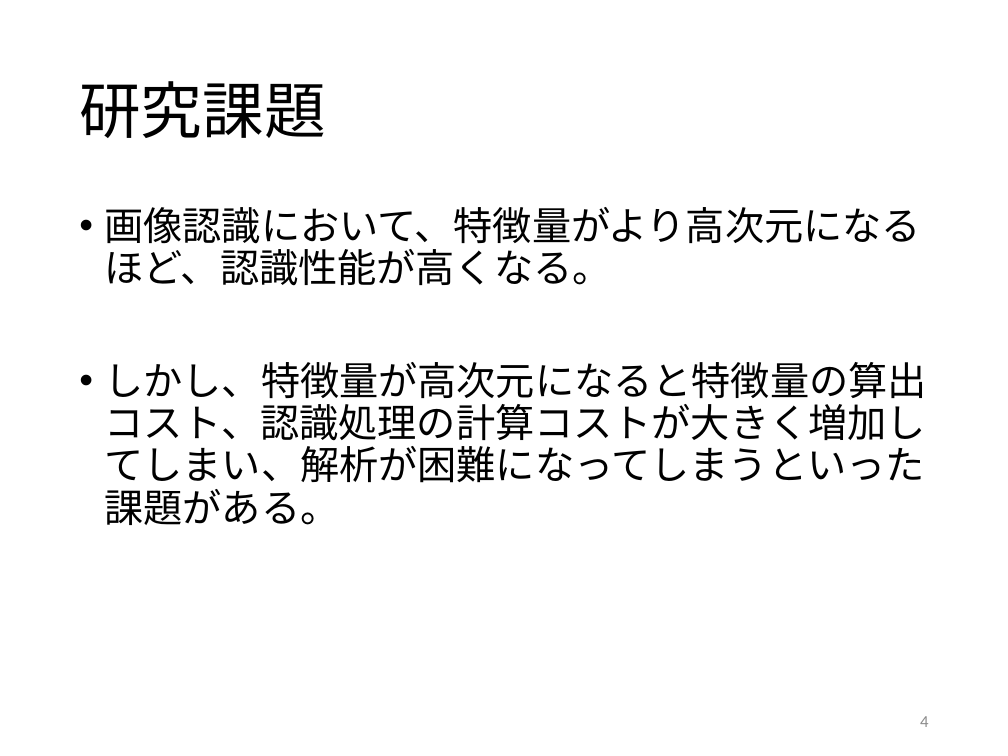
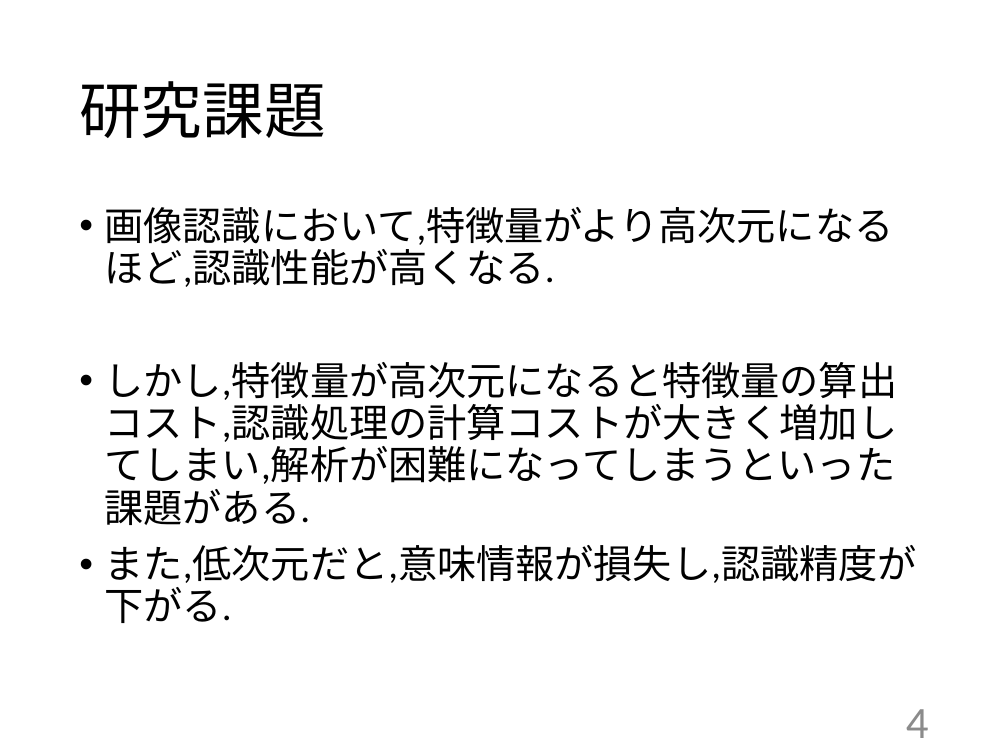
Before and after one commit to kait-takanolab/1821005-yoshioka-thesis, a slide deck: slide 4 of 1821005_中間発表.pptx. Drawn at 1008x756 pixels with LibreOffice and Linux fonts; fonts in the diff are those of the drawing. Boxes give left, top, right and bottom in pixels: in the first picture for what was removed or moved away, otherwise in the second. Text is boxed around its words. In the diff, an @@ line names an element or a change of style, - is before the commit and + after.

```diff
--- a/1821005_中間発表.pptx
+++ b/1821005_中間発表.pptx
@@ text at <box>105,207,917,623</box>: text changed @@
-• 画像認識において、特徴量がより高次元になるほど、認識性能が高くなる。
-• しかし、特徴量が高次元になると特徴量の算出コスト、認識処理の計算コストが大きく増加してしまい、解析が困難になってしまうといった課題がある。
+• 画像認識において,特徴量がより高次元になるほど,認識性能が高くなる.
+• しかし,特徴量が高次元になると特徴量の算出コスト,認識処理の計算コストが大きく増加してしまい,解析が困難になってしまうといった課題がある.
+• また,低次元だと,意味情報が損失し,認識精度が下がる.
@@ page number at <box>906,709,929,738</box>: size 12 to 32 pt @@
```
Also in this commit, not shown: 8 other slides changed, 2 slides added.
